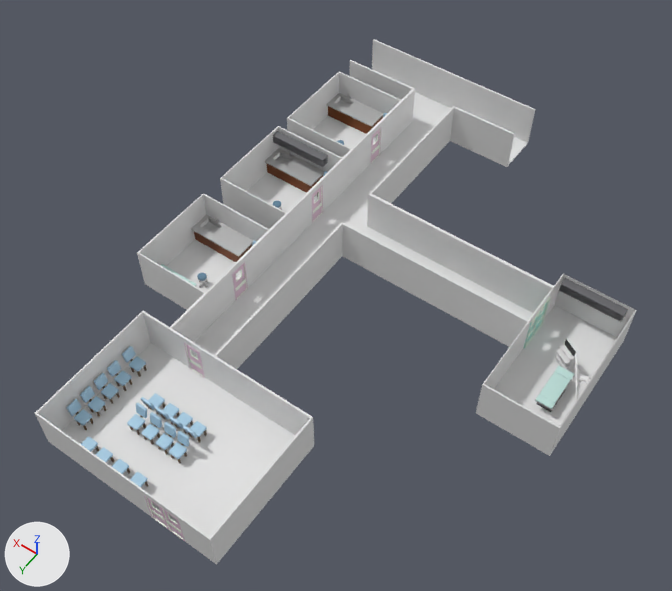
What one commit did to the Blender file Assets/Models/Rooms/SurgeryRoom.blend.
Both versions are drawn from a 50 mm lens placed at (-27.9, 93.7, 130.9), pointed at (31.5, 10.5, 0.2). Every picture has the same lights, and +X, +Y and +Z are marked at lower left.

The first picture shows 'Cube', 'Cube.001', 'Cube.002', 'cabinets', 'cabinets.001', 'cabinets.002', 'hallways walls & floor', 'room base', 'shelves', 'waiting room walls & floor'.
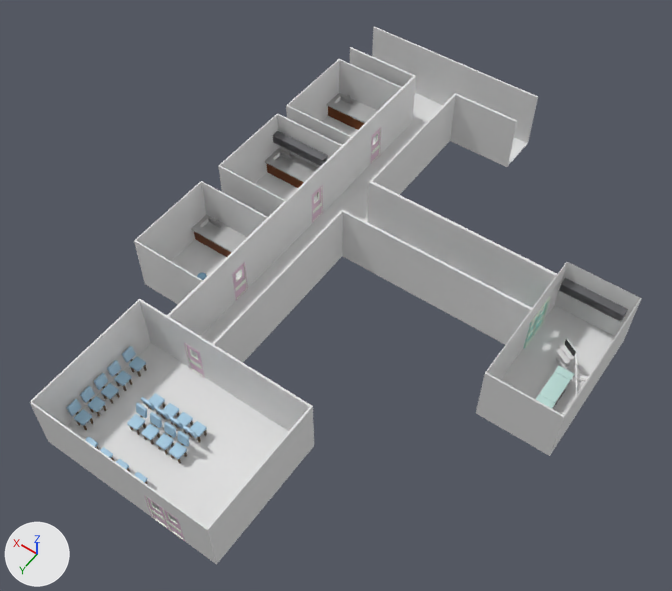
What differs and where, as boxes (x1, y1, x2, y2) in the pictures (672 x 591 px; the box of a moved part takes in the faces that stretch with it):
'hallways walls & floor', reshaped: before (170, 39, 555, 369); after (167, 27, 557, 362)
'waiting room walls & floor', reshaped: before (35, 311, 314, 564); after (30, 299, 314, 564)
'room base', reshaped (7% taller): before (476, 274, 637, 456); after (476, 262, 642, 456)
'Cube.001', mesh rescaled: before (137, 193, 269, 310); after (134, 181, 268, 304)
'Cube', mesh rescaled: before (220, 126, 342, 229); after (218, 113, 342, 217)
'Cube.002', mesh rescaled: before (287, 72, 401, 158); after (286, 59, 402, 145)
part 1 of me_room, moved or reshaped: before (481, 274, 637, 431); after (481, 262, 642, 431)
part 3 of me_cube_010, moved or reshaped: before (35, 311, 313, 541); after (30, 299, 313, 541)

Diff of the bpy script that builds the scene:
```diff
--- a/Assets/Models/Rooms/SurgeryRoom.blend.py
+++ b/Assets/Models/Rooms/SurgeryRoom.blend.py
@@ me_room @@
 me_room.from_pydata(...)  # 20 vertices, 18 faces; spans x -1.0..12.7, y -11.6..16.3, z -1.0..8.0
 # used by ob_room_base; location = (-12.8, -2.6, -4.1); scale = (1.02, 1.02, 1.02)
+# me_room part 1
+for i in [1, 3, 5, 7, *range(16, 20)]: me_room.vertices[i].co += Vector((0.0, 0.0, 3.3))
@@ me_cube_004 @@
-me_cube_004.from_pydata(...)  # 274 vertices, 245 faces; spans x -41.2..23.5, y -32.2..52.7, z -3.7..5.4
+me_cube_004.from_pydata(...)  # 222 vertices, 197 faces, 1 loose edge; spans x -41.2..23.5, y -32.2..52.7, z -3.8..8.7
+# me_cube_004 part 2
+# 89 vertices are removed from x -41.2..23.5, y -31.8..52.7, z -3.7..5.4
+# 147 faces are deleted
+# 44 vertices in x -16.5..23.5, y -32.2..52.7, z 5.4 move by (0.0, 0.0, 3.3)
+# 13 vertices are added at x -2.7..7.5, y -23.0..44.3, z -3.8..8.7
+# 24 new vertices lie (0.0, 0.0, 12.4) away from vertices in x -41.0..7.0, y -23.0..52.7, z -3.7
+# 1 loose edge is added
+# 99 new faces join them
@@ me_cube_010 @@
 me_cube_010.from_pydata(...)  # 196 vertices, 166 faces; spans x -23.9..12.2, y -1.0..23.9, z -1.0..8.1
+# me_cube_010 part 3
+for i in [52, 53, 54, *range(56, 68), *range(78, 82), 89, 90, 91, 97, 102, 109, 110, 111]: me_cube_010.vertices[i].co += Vector((0.0, 0.0, 3.3))
@@ me_cube_011 @@
 me_cube_011.from_pydata(...)  # 21 vertices, 17 faces; spans x -1.0..1.0, y -1.0..1.0, z -1.0..1.0
 # used by ob_cube; location = (56.3, -6.4, -0.5); scale = (8.06, 9.1, 4.51)
+# me_cube_011 part 4: the whole mesh is scaled about its middle by (1, 1, 1.36), then moved by (0.0, 0.0, 0.36)
@@ me_cube_019 @@
 me_cube_019.from_pydata(...)  # 21 vertices, 17 faces; spans x -1.0..1.0, y -1.0..1.0, z -1.0..1.0
 # used by ob_cube_001; location = (56.3, 16.7, -0.5); scale = (8.06, 9.1, 4.51)
+# me_cube_019 part 5: the whole mesh is scaled about its middle by (1, 1, 1.36), then moved by (0.0, 0.0, 0.36)
@@ me_cube_020 @@
 me_cube_020.from_pydata(...)  # 21 vertices, 17 faces; spans x -1.0..1.0, y -1.0..1.0, z -1.0..1.0
 # used by ob_cube_002; location = (56.3, -27.5, -0.5); scale = (8.06, 9.1, 4.51)
+# me_cube_020 part 6: the whole mesh is scaled about its middle by (1, 1, 1.36), then moved by (0.0, 0.0, 0.36)
```
